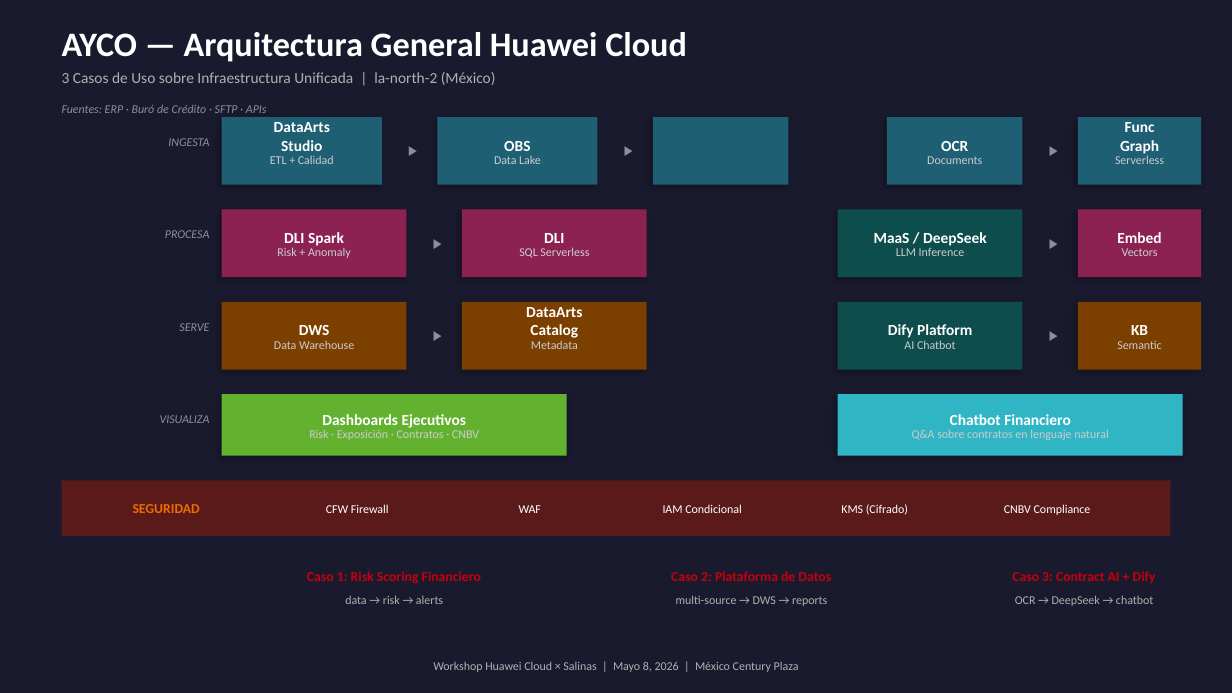
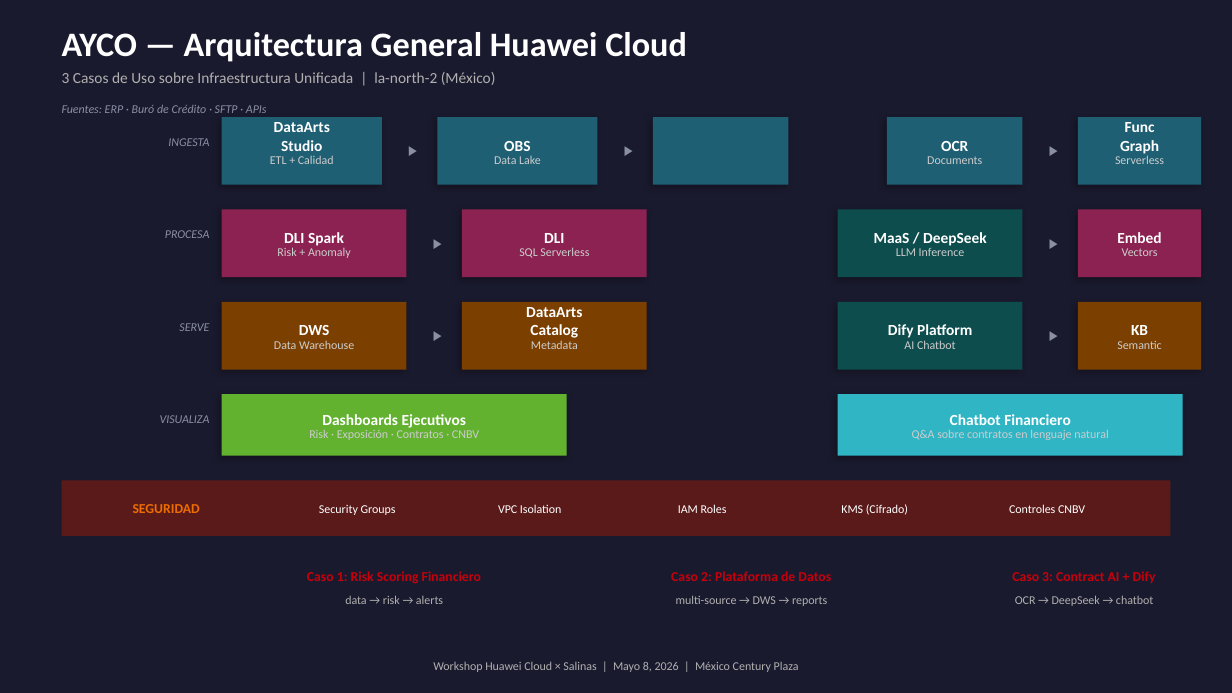
Before and after one commit to Borre/ayco-huawei-cloud, a slide deck: slide 1 of docs/slides-arquitectura.pptx. Drawn at 1232x693 pixels with LibreOffice and Linux fonts; fonts in the diff are those of the drawing. Boxes give left, top, right and bottom in pixels: in the first picture for what was removed or moved away, otherwise in the second. Text is boxed around its words. In the diff, an @@ line names an element or a change of style, - is before the commit and + after.

```diff
--- a/docs/slides-arquitectura.pptx
+++ b/docs/slides-arquitectura.pptx
@@ text at box(319, 505, 396, 515): text changed @@
-CFW Firewall
+Security Groups
@@ text at box(498, 504, 561, 513): text changed @@
-WAF
+VPC Isolation
@@ text at box(678, 504, 727, 513): text changed @@
-IAM Condicional
+IAM Roles
@@ text at box(1009, 504, 1085, 513): text changed @@
-CNBV Compliance
+Controles CNBV
```
Also in this commit, not shown: 2 other slides changed, 6 other files.
